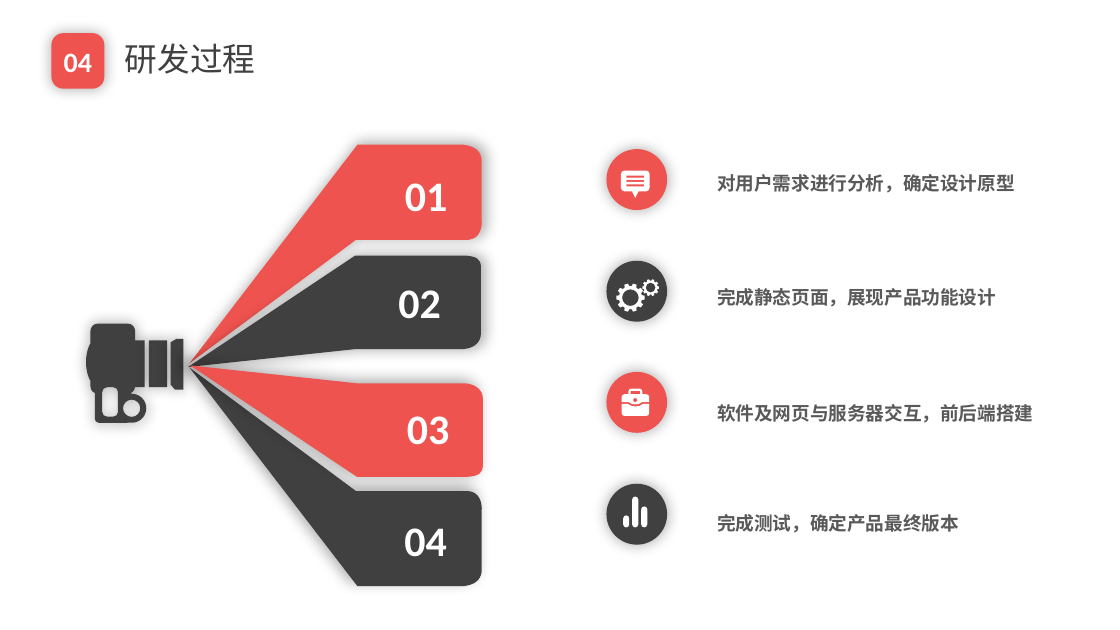
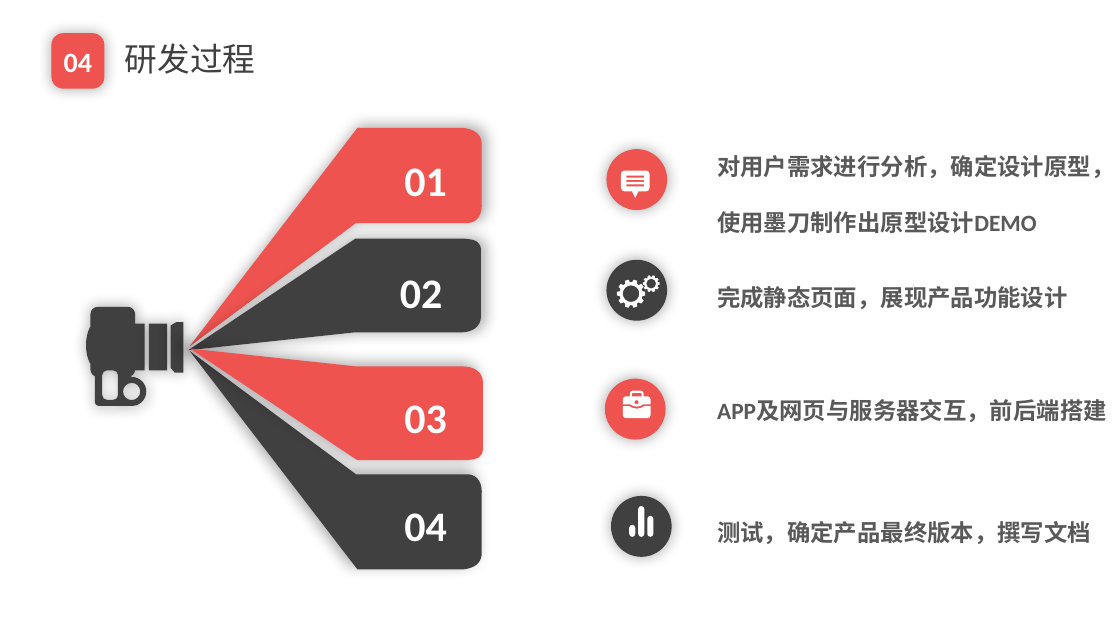
Before and after one commit to EnInternalChat/se2017, a slide deck: slide 9 of doc/3B报告.pptx. Drawn at 1120x630 pixels with LibreOffice and Linux fonts; fonts in the diff are those of the drawing; background and template pictures are left out. Boxes give left, top, right and bottom in pixels: in the first picture for what was removed or moved away, otherwise in the second. Text is boxed around its words. In the diff, an @@ line names an element or a change of style, - is before the commit and + after.

```diff
--- a/doc/3B报告.pptx
+++ b/doc/3B报告.pptx
@@ text at (717, 155, 1114, 233): text changed; size 16 to 20 pt @@
-对用户需求进行分析，确定设计原型
+对用户需求进行分析，确定设计原型，使用墨刀制作出原型设计DEMO
@@ text "02": place and size @@
-text "02" at (398, 290, 441, 319)
+text "02" at (400, 280, 443, 309)
@@ text "完成静态页面，展现产品功能设计" at (717, 286, 1068, 309): size 16 to 20 pt @@
@@ freeform shape: place and size @@
-freeform shape at (617, 284, 645, 312)
+freeform shape at (617, 280, 645, 308)
@@ freeform shape: place and size @@
-freeform shape at (643, 280, 660, 297)
+freeform shape at (643, 276, 660, 292)
@@ 6 freeform shapes, 2 texts, 1 rectangle: place and size @@
-6 freeform shapes, 2 texts, 1 rectangle at (86, 145, 483, 586)
+6 freeform shapes, 2 texts, 1 rectangle at (86, 128, 483, 570)
@@ text "03": place and size @@
-text "03" at (407, 416, 450, 445)
+text "03" at (404, 405, 447, 434)
@@ ellipse: place and size @@
-ellipse at (607, 372, 667, 434)
+ellipse at (605, 379, 665, 440)
@@ freeform shape at (623, 406, 651, 418): outline redrawn @@
@@ freeform shape at (623, 391, 651, 407): outline redrawn @@
@@ text at (717, 399, 1107, 422): text changed; size 16 to 20 pt @@
-软件及网页与服务器交互，前后端搭建
+APP及网页与服务器交互，前后端搭建
@@ 3 freeform shapes, 1 ellipse: place and size @@
-3 freeform shapes, 1 ellipse at (607, 484, 667, 545)
+3 freeform shapes, 1 ellipse at (611, 496, 671, 557)
@@ text at (717, 521, 1091, 544): text changed; size 16 to 20 pt @@
-完成测试，确定产品最终版本
+测试，确定产品最终版本，撰写文档
```
Also in this commit, not shown: 13 other slides changed, 5 slides added, 6 slides removed, 14 other files.
